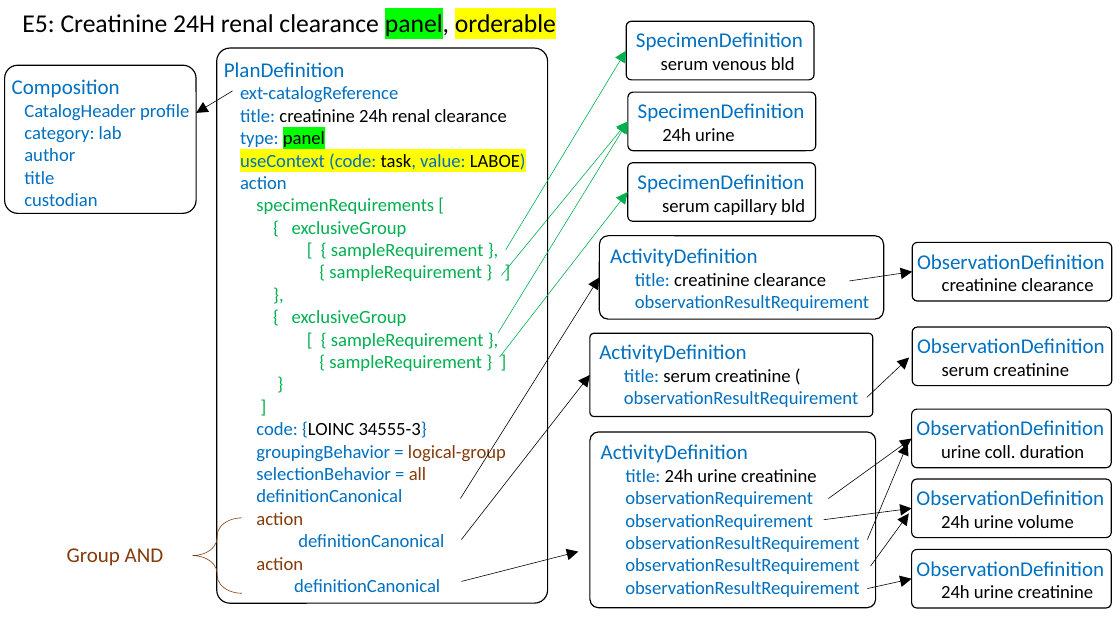
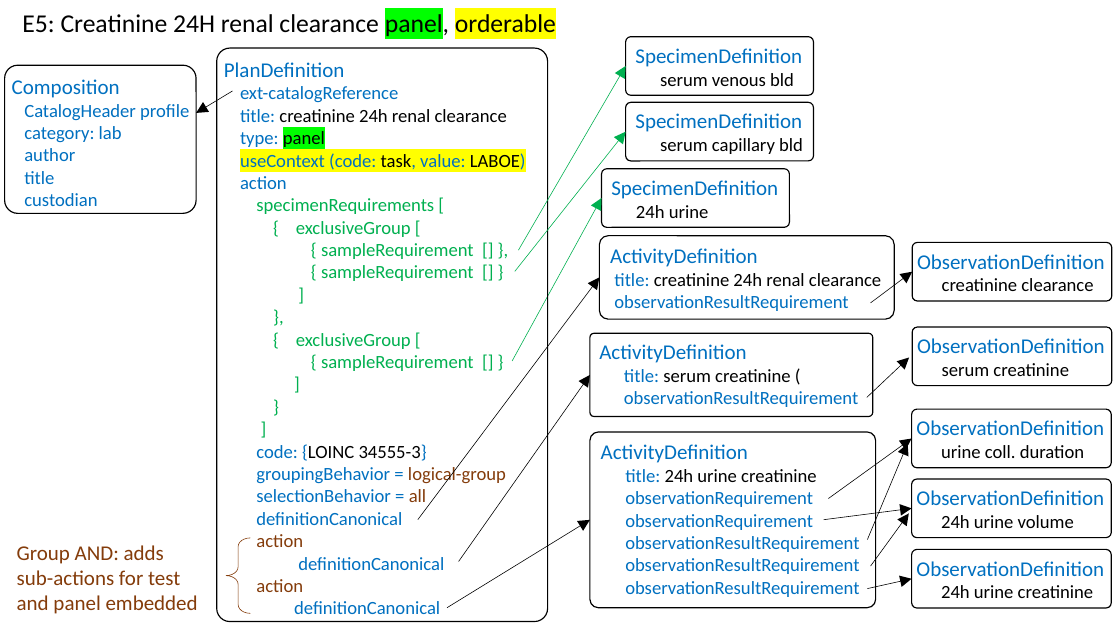
Before and after one commit to HL7/fhir-order-catalog, a slide deck: slide 1 of input/images-source/LabExampleE5Technical.pptx. Drawn at 1120x630 pixels with LibreOffice and Linux fonts; fonts in the diff are those of the drawing. Boxes give left, top, right and bottom in pixels: in the first picture for what was removed or moved away, otherwise in the second. Text is boxed around its words. In the diff, an @@ line names an element or a change of style, - is before the commit and + after.

Commit message:
Example figures corrected to apply the new method for specimen requirements

```diff
--- a/input/images-source/LabExampleE5Technical.pptx
+++ b/input/images-source/LabExampleE5Technical.pptx
@@ rounded rectangle "PlanDefinition": place and size @@
-rounded rectangle "PlanDefinition" at <box>217,48,548,603</box>
+rounded rectangle "PlanDefinition" at <box>217,48,548,622</box>
@@ rounded rectangle "SpecimenDefinition": place and size @@
-rounded rectangle "SpecimenDefinition" at <box>626,21,814,80</box>
+rounded rectangle "SpecimenDefinition" at <box>626,37,814,96</box>
@@ arrow moved from (506, 250) - (626, 50) to (518, 250) - (626, 66) @@
@@ rounded rectangle "SpecimenDefinition": place and size @@
-rounded rectangle "SpecimenDefinition" at <box>628,163,816,222</box>
+rounded rectangle "SpecimenDefinition" at <box>626,103,814,161</box>
@@ arrow removed from (498, 334) to (628, 122) @@
@@ arrow moved from (502, 276) - (628, 122) to (515, 271) - (626, 132) @@
@@ rounded rectangle "SpecimenDefinition": place and size @@
-rounded rectangle "SpecimenDefinition" at <box>628,92,816,151</box>
+rounded rectangle "SpecimenDefinition" at <box>602,169,790,228</box>
@@ arrow moved from (500, 357) - (628, 192) to (513, 361) - (602, 198) @@
@@ text in rounded rectangle at <box>296,221,474,281</box>: text changed @@
-{ exclusiveGroup
-[ { sampleRequirement },
-{ sampleRequirement } ]
+{ exclusiveGroup [
+{ sampleRequirement [] },
+{ sampleRequirement [] }
+]
@@ rounded rectangle "ActivityDefinition": place and size @@
-rounded rectangle "ActivityDefinition" at <box>600,236,885,319</box>
+rounded rectangle "ActivityDefinition" at <box>600,236,895,319</box>
@@ arrow moved from (460, 498) - (600, 277) to (418, 520) - (600, 277) @@
@@ text in rounded rectangle at <box>614,273,881,286</box>: text changed @@
-title: creatinine clearance
+title: creatinine 24h renal clearance
@@ text in rounded rectangle at <box>614,295,848,311</box>: indent changed @@
@@ arrow moved from (849, 281) - (912, 271) to (870, 303) - (912, 271) @@
@@ text in rounded rectangle at <box>296,333,474,371</box>: text changed @@
-{ exclusiveGroup
-[ { sampleRequirement },
-{ sampleRequirement } ]
+{ exclusiveGroup [
+{ sampleRequirement [] }
+]
@@ arrow moved from (461, 539) - (590, 375) to (459, 561) - (590, 375) @@
@@ left brace: place and size @@
-left brace at <box>192,518,242,594</box>
+left brace at <box>226,538,250,613</box>
@@ arrow moved from (461, 581) - (578, 552) to (447, 607) - (590, 520) @@
@@ text added at <box>17,545,198,614</box>, 18 pt, text #843C0B @@
+Group AND: adds sub-actions for test and panel embedded
@@ text removed at <box>67,548,164,566</box> @@
-Group AND
```
Also in this commit, not shown: 9 other files.
